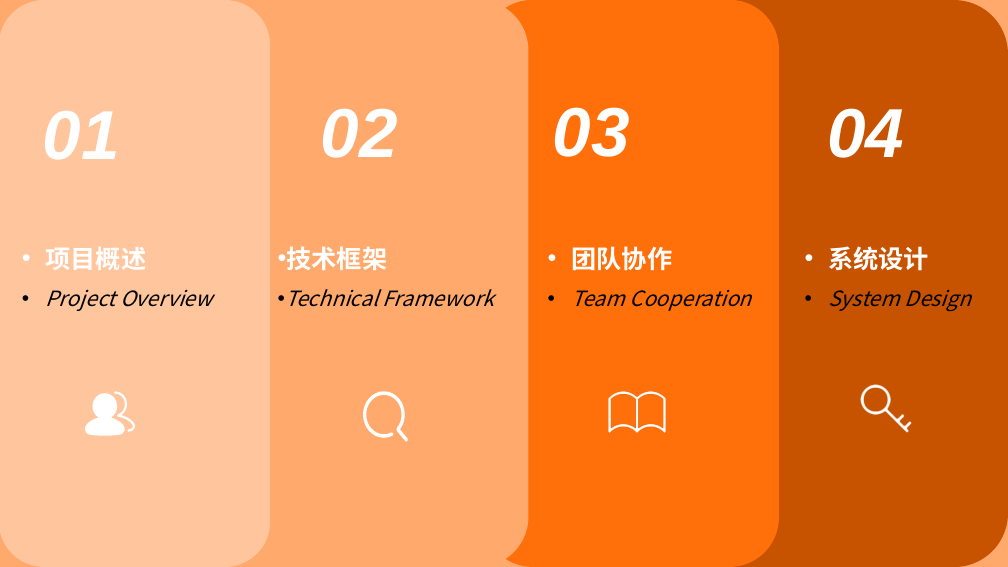
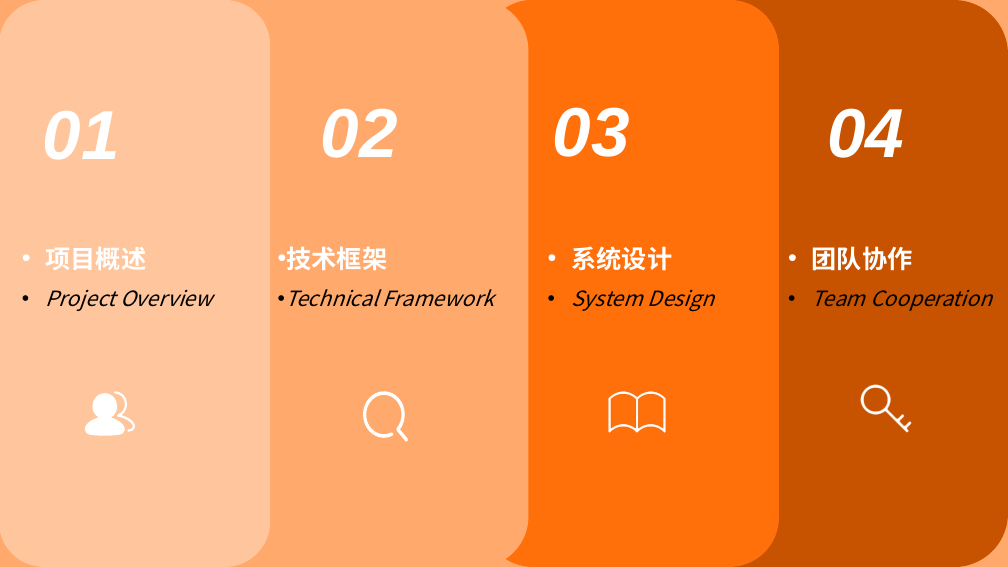
Before and after one commit to lq1911/DB_Course_Design, a slide deck: slide 3 of Docs/DesignDoc/综合外卖管理系统.pptx. Drawn at 1008x567 pixels with LibreOffice and Linux fonts; fonts in the diff are those of the drawing. Boxes give left, top, right and bottom in pixels: in the first picture for what was removed or moved away, otherwise in the second. Text is boxed around its words. In the diff, an @@ line names an element or a change of style, - is before the commit and + after.

```diff
--- a/Docs/DesignDoc/综合外卖管理系统.pptx
+++ b/Docs/DesignDoc/综合外卖管理系统.pptx
@@ text at bbox=[571, 246, 714, 312]: text changed @@
-• 团队协作
-• Team Cooperation
+• 系统设计
+• System Design
@@ text at bbox=[812, 246, 992, 311]: text changed @@
-• 系统设计
-• System Design
+• 团队协作
+• Team Cooperation
```
Also in this commit, not shown: 1 other slide changed.
